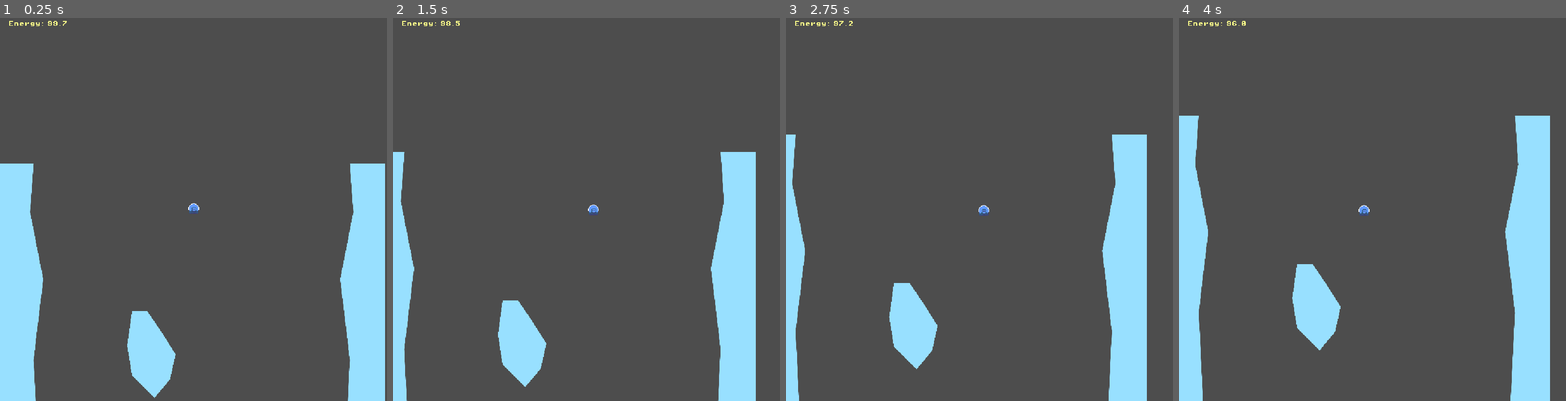
Above: before the commit, frames 1-4 (left to right).
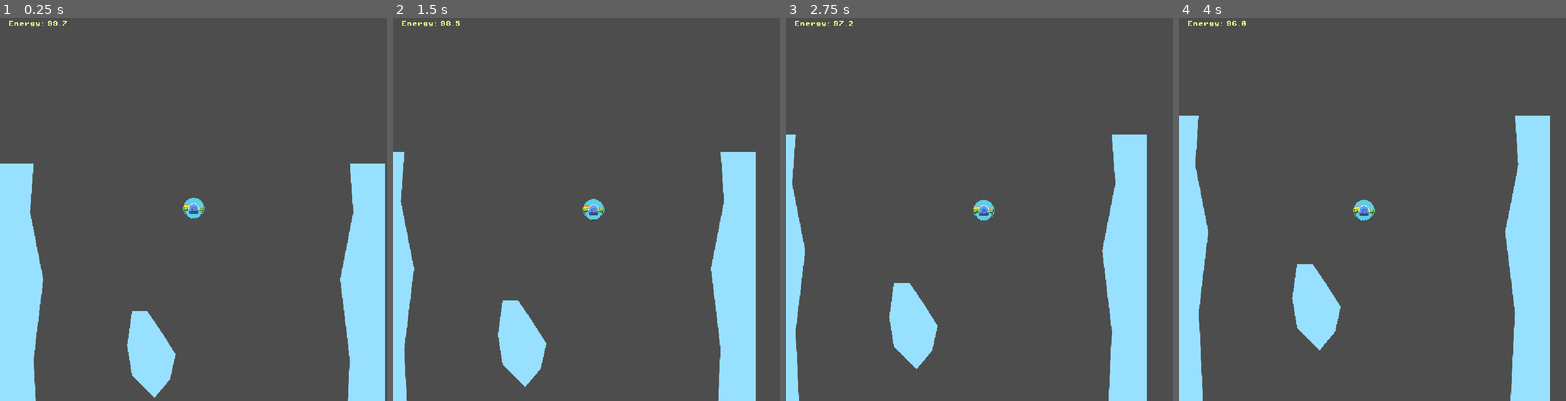
Above: after the commit, the same moments.

Repository: hawkstein/ld57-europan-expedition
Game: Godot game, scene res://scenes/game.tscn
Two runs of this game, one before a commit and one after it. Both use one fixed random seed, a clock stepped at 60 frames per second and the inputs below.
Inputs:
- Up to frame 1 (0.25 s): no input
- Up to frame 2 (1.5 s): hold Right (thrust_right) 0.53-1.28 s; tap Space (deploy_waystation) at 0.6, 1.35 s; hold Left (thrust_left) from 1.28 s (still down)
- Up to frame 3 (2.75 s): release Left (thrust_left) at 2.03 s; hold Right (thrust_right) from 2.03 s (still down); tap Space (deploy_waystation) at 2.1 s
- Up to frame 4 (4 s): release Right (thrust_right) at 2.78 s; hold Left (thrust_left) from 2.78 s (still down); tap Space (deploy_waystation) at 2.85, 3.6 s

The runs differ from the first frame. In frame 1, 0.2% of the frame differs, in the area x 47-53%, y 46-53%; in frame 2, 0.2%, in the area x 49-55%, y 47-53%; in frame 3, 0.2%; in frame 4, 0.2%.

Commit message:
add waystation deploy and recharge

Diff:
--- a/project.godot
+++ b/project.godot
@@ -62,6 +62,10 @@
 ]
 }
 
+[layer_names]
+
+2d_physics/layer_2="Waystations"
+
 [physics]
 
 2d/default_gravity=32.0
--- a/scenes/game.tscn
+++ b/scenes/game.tscn
@@ -1,5 +1,6 @@
-[gd_scene load_steps=6 format=3 uid="uid://datbrd16t7lty"]
+[gd_scene load_steps=7 format=3 uid="uid://datbrd16t7lty"]
 
+[ext_resource type="Script" uid="uid://dd7fbs37qni4j" path="res://scripts/game.gd" id="1_p57ef"]
 [ext_resource type="PackedScene" uid="uid://b2spppmyrh54x" path="res://scenes/submersible.tscn" id="1_uwrxv"]
 [ext_resource type="PackedScene" uid="uid://d3mquy7bvifif" path="res://scenes/wall.tscn" id="2_yqjtg"]
 [ext_resource type="Texture2D" uid="uid://6m8r3jixkgey" path="res://assets/SmallBlockA.png" id="3_lnu2h"]
@@ -7,8 +8,10 @@
 [ext_resource type="FontFile" uid="uid://d1sh02lvddewo" path="res://fonts/PixelOperator8-Bold.ttf" id="5_iywne"]
 
 [node name="Game" type="Node2D"]
+script = ExtResource("1_p57ef")
 
 [node name="Submersible" parent="." instance=ExtResource("1_uwrxv")]
+z_index = 1
 position = Vector2(291, 67)
 
 [node name="Walls" type="Node2D" parent="."]
@@ -51,4 +54,5 @@
 theme_override_font_sizes/font_size = 8
 text = "Energy: "
 
+[connection signal="deploy_waystation" from="Submersible" to="." method="_on_submersible_deploy_waystation"]
 [connection signal="energy_update" from="Submersible" to="HUD" method="_on_submersible_energy_update"]
--- a/scenes/submersible.tscn
+++ b/scenes/submersible.tscn
@@ -1,7 +1,8 @@
-[gd_scene load_steps=5 format=3 uid="uid://b2spppmyrh54x"]
+[gd_scene load_steps=7 format=3 uid="uid://b2spppmyrh54x"]
 
 [ext_resource type="Script" uid="uid://54utm1icvmwt" path="res://scripts/submersible.gd" id="1_d0ry6"]
 [ext_resource type="Texture2D" uid="uid://drxtdl8oxvyxm" path="res://assets/MiniSubmersible.png" id="1_sakq6"]
+[ext_resource type="Texture2D" uid="uid://ctoh4bphxgdfb" path="res://assets/Waystation.png" id="2_l3wmn"]
 
 [sub_resource type="PhysicsMaterial" id="PhysicsMaterial_d0ry6"]
 bounce = 0.5
@@ -9,7 +10,12 @@
 [sub_resource type="CircleShape2D" id="CircleShape2D_d0ry6"]
 radius = 8.06226
 
+[sub_resource type="CircleShape2D" id="CircleShape2D_l3wmn"]
+radius = 16.0
+
 [node name="Submersible" type="RigidBody2D"]
+editor_description = "Player submersible"
+collision_layer = 3
 physics_material_override = SubResource("PhysicsMaterial_d0ry6")
 can_sleep = false
 lock_rotation = true
@@ -19,6 +25,15 @@
 
 [node name="CollisionShape2D" type="CollisionShape2D" parent="."]
 shape = SubResource("CircleShape2D_d0ry6")
+
+[node name="Waystation" type="Sprite2D" parent="."]
+texture = ExtResource("2_l3wmn")
+
+[node name="Area2D" type="Area2D" parent="Waystation"]
+collision_layer = 0
+
+[node name="CollisionShape2D" type="CollisionShape2D" parent="Waystation/Area2D"]
+shape = SubResource("CircleShape2D_l3wmn")
 
 [node name="Sprite2D" type="Sprite2D" parent="."]
 texture = ExtResource("1_sakq6")
@@ -30,3 +45,4 @@
 position_smoothing_enabled = true
 
 [connection signal="body_shape_entered" from="." to="." method="_on_body_shape_entered"]
+[connection signal="body_entered" from="Waystation/Area2D" to="." method="_on_area_2d_body_entered"]
--- /dev/null
+++ b/scenes/waystation.tscn
@@ -0,0 +1,20 @@
+[gd_scene load_steps=4 format=3 uid="uid://cf5vdc3wy282e"]
+
+[ext_resource type="Script" uid="uid://2qofjd6mhyej" path="res://scripts/waystation.gd" id="1_6rwgr"]
+[ext_resource type="Texture2D" uid="uid://ctoh4bphxgdfb" path="res://assets/Waystation.png" id="1_nyjse"]
+
+[sub_resource type="CircleShape2D" id="CircleShape2D_nyjse"]
+radius = 16.0
+
+[node name="Waystation" type="Area2D"]
+collision_layer = 0
+collision_mask = 2
+script = ExtResource("1_6rwgr")
+
+[node name="CollisionShape2D" type="CollisionShape2D" parent="."]
+shape = SubResource("CircleShape2D_nyjse")
+
+[node name="Sprite2D" type="Sprite2D" parent="."]
+texture = ExtResource("1_nyjse")
+
+[connection signal="body_entered" from="." to="." method="_on_body_entered"]
--- /dev/null
+++ b/scripts/game.gd
@@ -0,0 +1,22 @@
+extends Node2D
+
+const WAYSTATION = preload("res://scenes/waystation.tscn")
+@onready var submersible: RigidBody2D = $Submersible
+
+func _ready() -> void:
+	for position in GameManager.get_waystations():
+		var station = init_waystation(position)
+		station.connect("waystation_transfer", energise_submersible)
+
+func _on_submersible_deploy_waystation(position: Vector2) -> void:
+	init_waystation(position)
+	submersible.sleeping = false
+
+func init_waystation(position:Vector2) -> Area2D:
+	var station = WAYSTATION.instantiate()
+	add_child(station)
+	station.global_position = position
+	return station
+
+func energise_submersible(energy:float):
+	submersible.energise_from_waystation(energy)
--- a/scripts/game_manager.gd
+++ b/scripts/game_manager.gd
@@ -1,7 +1,12 @@
 extends Node2D
 
-func _ready() -> void:
-	pass # Replace with function body.
+var waystations := Array([], TYPE_VECTOR2, "", null)
 
 func get_intro() -> String:
 	return "Here's your interlude intro!"
+
+func add_waystation(position:Vector2) -> void:
+	waystations.append(position)
+
+func get_waystations():
+	return waystations
--- a/scripts/submersible.gd
+++ b/scripts/submersible.gd
@@ -7,6 +7,12 @@
 var tick_loss := 1
 var contact_loss := 20.0
 var energy := 100.0
+var max_energy := 100
+
+signal deploy_waystation(position)
+var can_deploy := true
+var deploy_mode := false
+@onready var waystation: Sprite2D = $Waystation
 
 func remove_energy(amount:float) -> void:
 	energy -= amount
@@ -16,6 +22,8 @@
 
 func _process(delta: float) -> void:
 	remove_energy(tick_loss * delta)
+	if can_deploy and Input.is_action_just_pressed("deploy_waystation"):
+		deploy_mode = !deploy_mode
 
 func _integrate_forces(state):
 	if Input.is_action_pressed("thrust_up"):
@@ -27,3 +35,17 @@
 
 func _on_body_shape_entered(body_rid: RID, body: Node, body_shape_index: int, local_shape_index: int) -> void:
 	remove_energy(contact_loss)
+
+
+func _on_area_2d_body_entered(body: Node2D) -> void:
+	if deploy_mode:
+		waystation.visible = false
+		can_deploy = false
+		deploy_mode = false
+		GameManager.add_waystation(global_position)
+		energy = 100
+		sleeping = true
+		emit_signal("deploy_waystation", global_position)
+
+func energise_from_waystation(amount:float) -> void:
+	energy = minf(energy + amount, max_energy)
--- /dev/null
+++ b/scripts/waystation.gd
@@ -0,0 +1,15 @@
+extends Area2D
+
+var energy_storage := 100.0
+
+signal waystation_transfer(amount:float)
+
+func transfer_energy() -> float:
+	var energy_available = energy_storage
+	energy_storage = 0
+	return energy_available
+
+
+func _on_body_entered(body: Node2D) -> void:
+	if (energy_storage > 0):
+		emit_signal("waystation_transfer", transfer_energy())
Binary file added: assets/Waystation.png
Not shown, added: assets/Waystation.png.import
Not shown, added: scripts/game.gd.uid
Not shown, added: scripts/waystation.gd.uid
